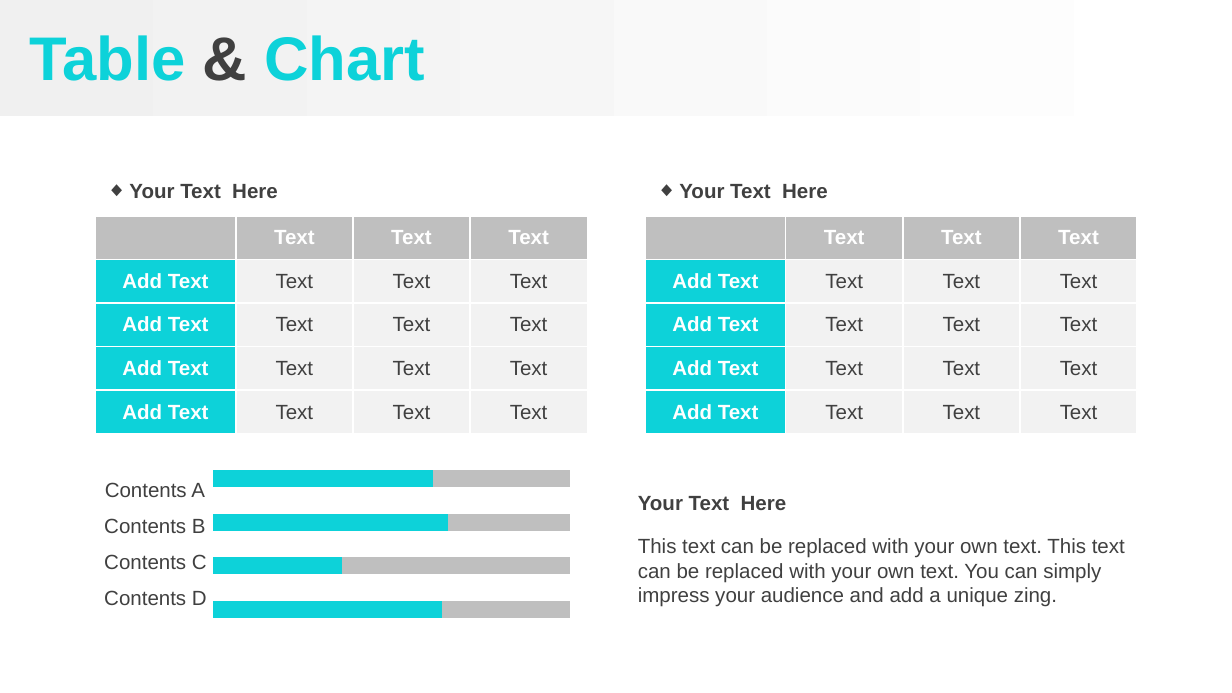
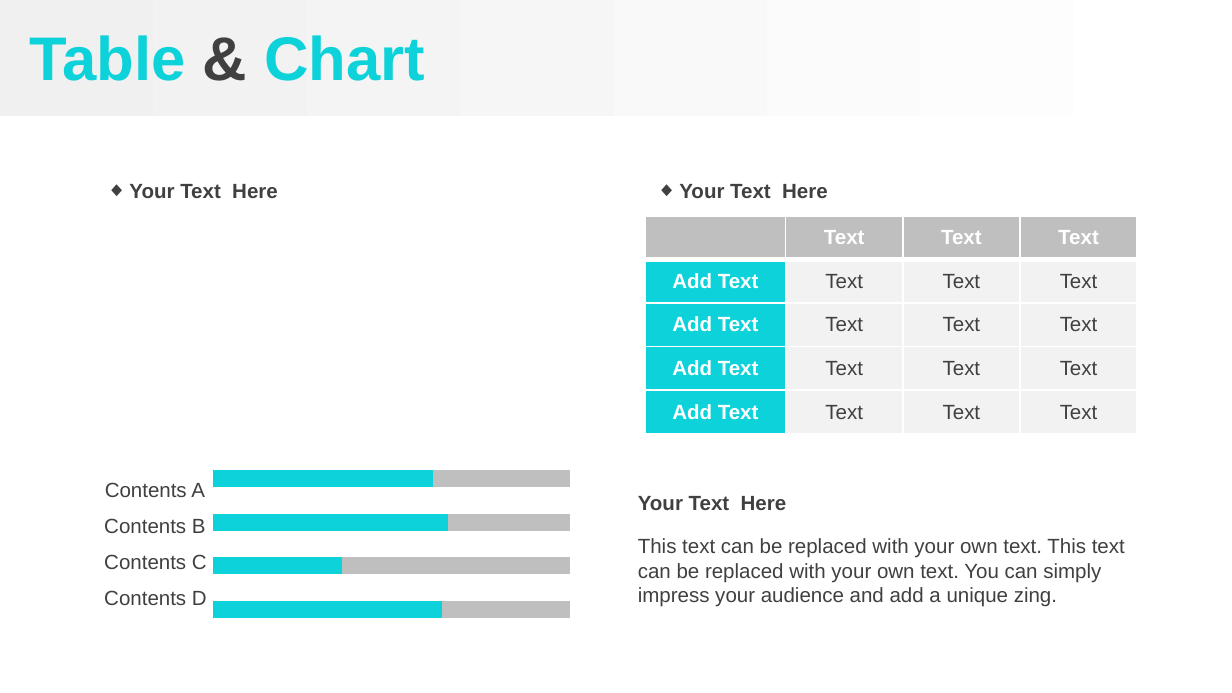
Before and after one commit to JJeroenjeroen/Ubiqum-objective-3-IoT-analysis, a slide deck: slide 14 of Task 2 - Visualize and Analyze Energy Data/Presentation/presentation V1.0.pptx. Drawn at 1232x693 pixels with LibreOffice and Linux fonts; fonts in the diff are those of the drawing; background and template pictures are left out. Boxes give left, top, right and bottom in pixels: in the first picture for what was removed or moved away, otherwise in the second. Text is boxed around its words. In the diff, an @@ line names an element or a change of style, - is before the commit and + after.

```diff
--- a/Task 2 - Visualize and Analyze Energy Data/Presentation/presentation V1.0.pptx
+++ b/Task 2 - Visualize and Analyze Energy Data/Presentation/presentation V1.0.pptx
@@ table removed at (95,216,586,434), 5 rows, 4 columns @@
- | Text | Text | Text
-Add Text | Text | Text | Text
-Add Text | Text | Text | Text
-Add Text | Text | Text | Text
-Add Text | Text | Text | Text
```
Also in this commit, not shown: 2 other slides changed, 1 slide added, 1 slide removed, 8 other files.
